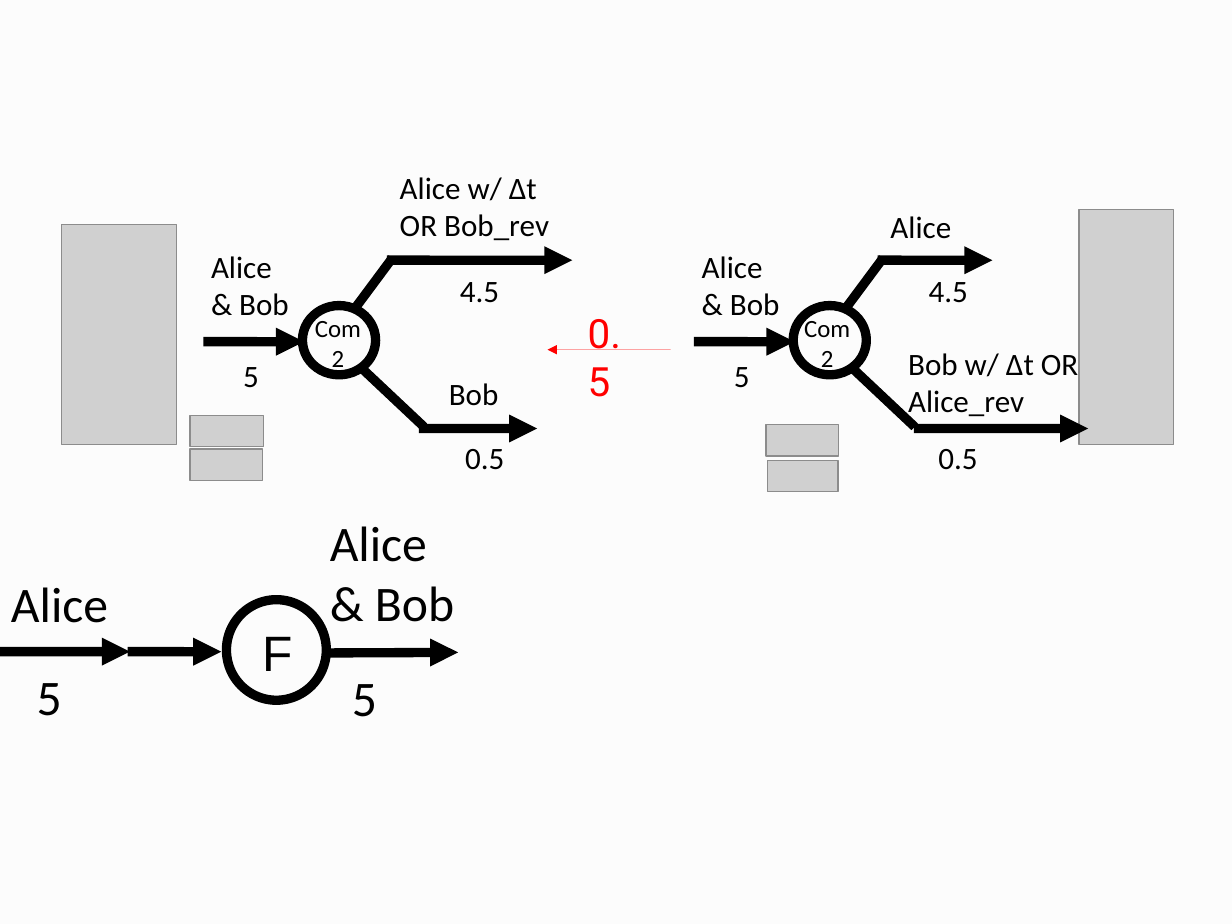
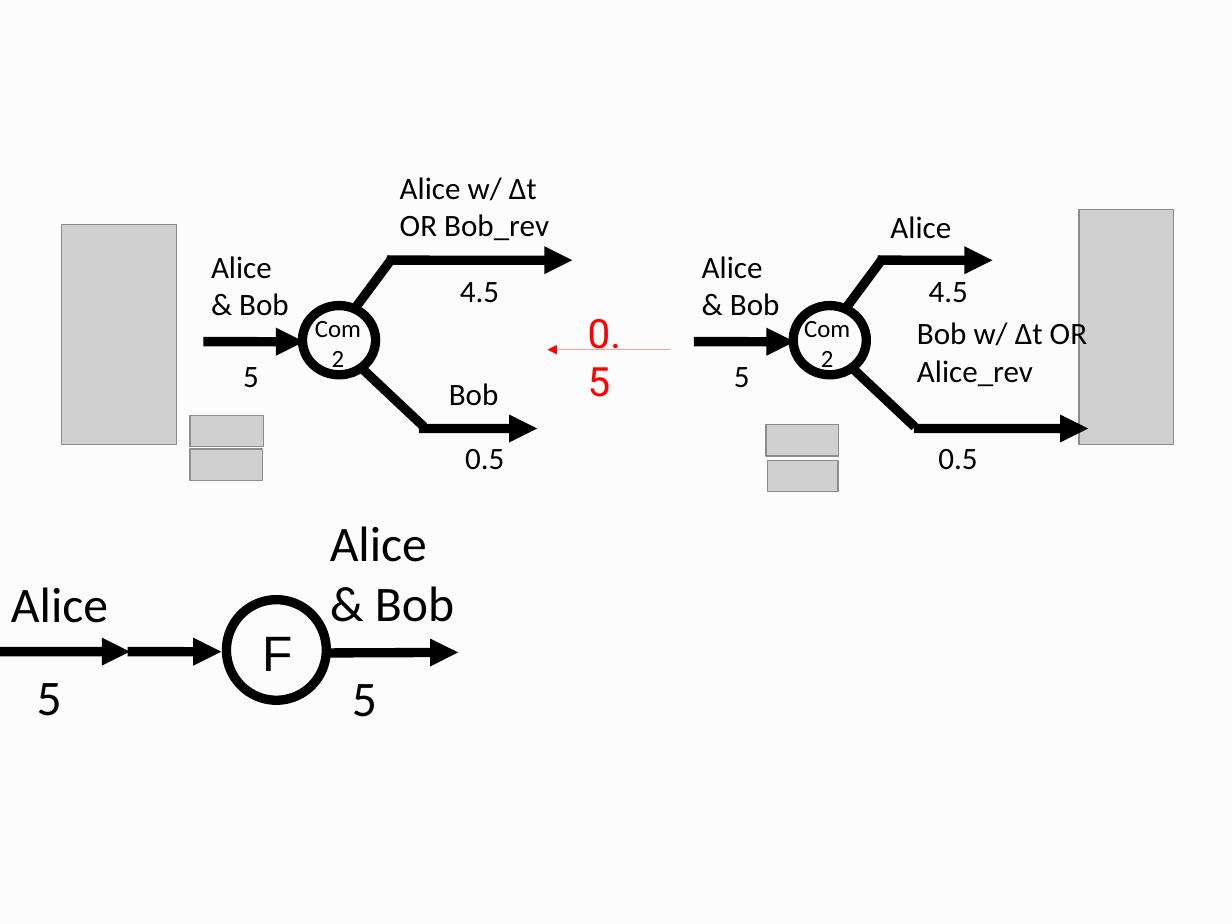
Before and after one commit to OrfeasLitos/PaymentChannels, a slide deck: slide 34 of twentyfive-min-slides/presentation.odp. Drawn at 1232x924 pixels with LibreOffice and Linux fonts; fonts in the diff are those of the drawing; grey boxes stand for pictures. Boxes give left, top, right and bottom in pixels: in the first picture for what was removed or moved away, otherwise in the second. Text is boxed around its words. In the diff, an @@ line names an element or a change of style, - is before the commit and + after.

```diff
--- a/twentyfive-min-slides/presentation.odp
+++ b/twentyfive-min-slides/presentation.odp
@@ text "Bob w/ Δt OR Alice_rev": place and size @@
-text "Bob w/ Δt OR Alice_rev" at (908, 353, 1078, 420)
+text "Bob w/ Δt OR Alice_rev" at (917, 318, 1087, 387)
```
Also in this commit, not shown: 9 other slides changed, 1 other file.
